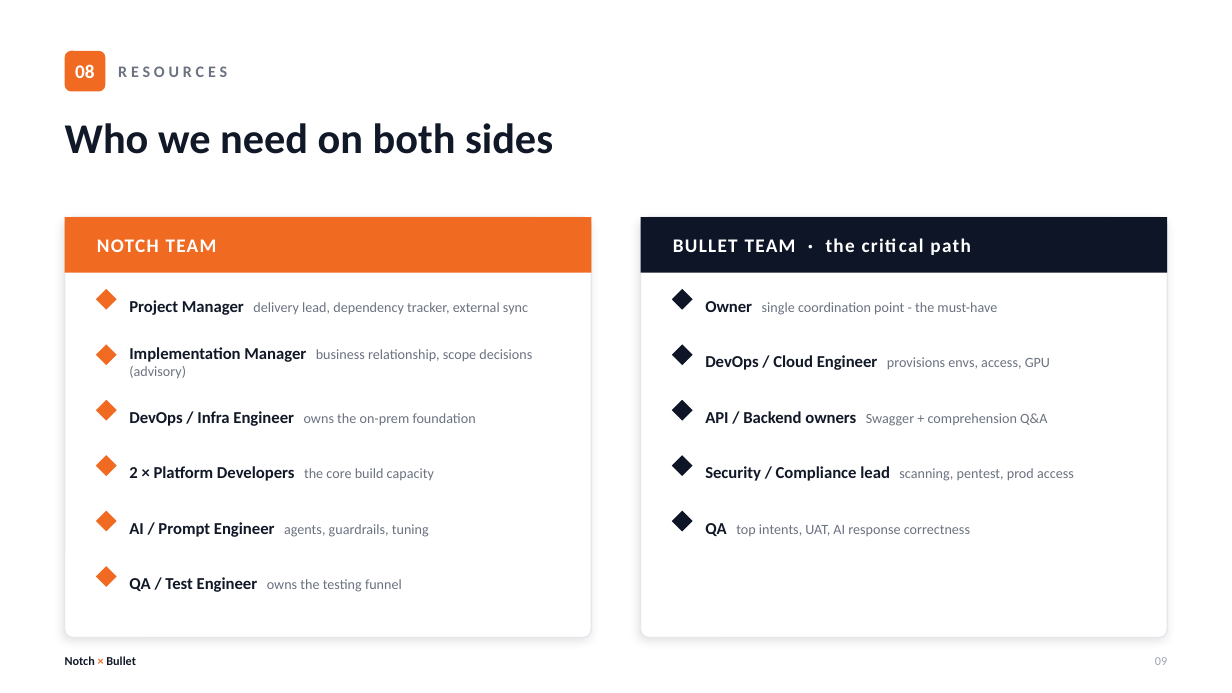
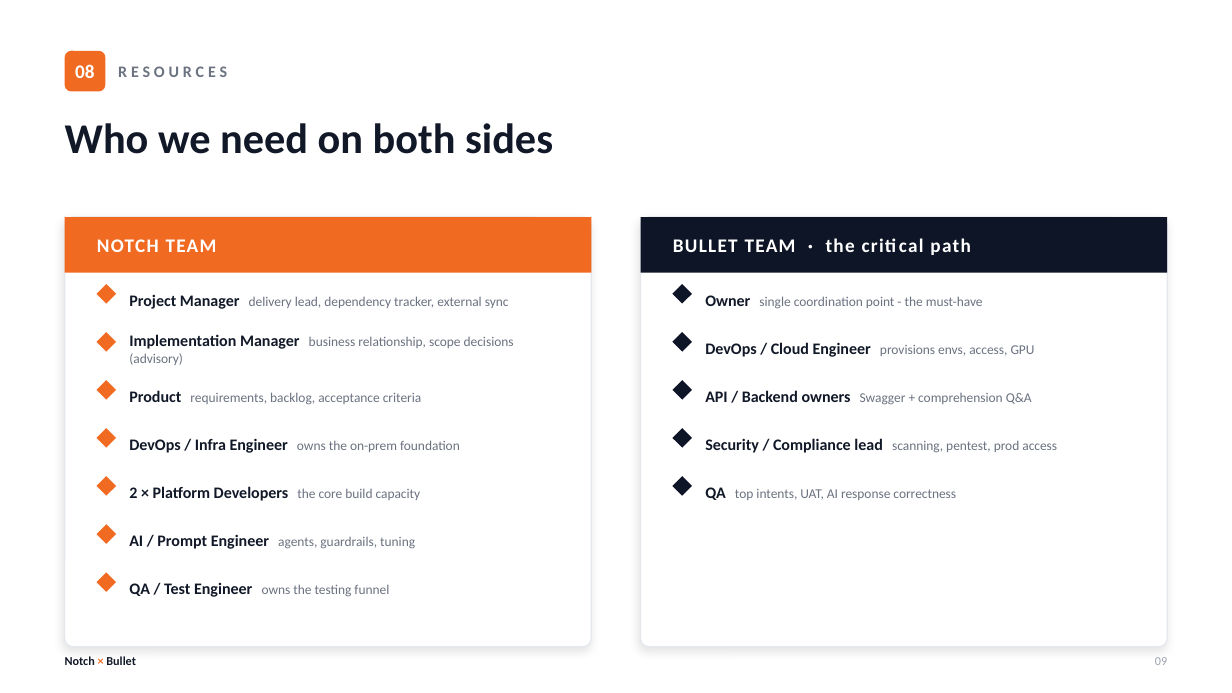
Before and after one commit to OrSchiffmann/Notch-task, a slide deck: slide 9 of Notch-Bullet-Kickoff.pptx. Drawn at 1232x693 pixels with LibreOffice and Linux fonts; fonts in the diff are those of the drawing. Boxes give left, top, right and bottom in pixels: in the first picture for what was removed or moved away, otherwise in the second. Text is boxed around its words. In the diff, an @@ line names an element or a change of style, - is before the commit and + after.

```diff
--- a/Notch-Bullet-Kickoff.pptx
+++ b/Notch-Bullet-Kickoff.pptx
@@ rounded rectangle at bbox=[65, 217, 592, 647]: proportions changed @@
@@ rounded rectangle: place and size @@
-rounded rectangle at bbox=[65, 217, 592, 638]
+rounded rectangle at bbox=[65, 217, 592, 647]
@@ rounded rectangle: place and size @@
-rounded rectangle at bbox=[640, 217, 1167, 638]
+rounded rectangle at bbox=[640, 217, 1167, 647]
@@ rounded rectangle at bbox=[640, 217, 1167, 647]: proportions changed @@
@@ rectangle: place and size @@
-rectangle at bbox=[96, 289, 117, 310]
+rectangle at bbox=[96, 284, 116, 303]
@@ text "Project Manager delivery lead, dependency ..." at bbox=[129, 295, 509, 309]: size 13 to 12.5 pt in "Project Manager"; size 11 to 10.5 pt in "delivery lead, dependency tracker, external sync" @@
@@ rectangle: place and size @@
-rectangle at bbox=[672, 289, 693, 310]
+rectangle at bbox=[673, 284, 692, 303]
@@ text "Owner single coordination point - ..." at bbox=[705, 295, 983, 309]: size 13 to 12.5 pt in "Owner"; size 11 to 10.5 pt in "single coordination point - the must-have" @@
@@ text "Implementation Manager business relationship, scope ..." at bbox=[129, 334, 514, 365]: size 13 to 12.5 pt in "Implementation Manager"; size 11 to 10.5 pt in "business relationship, scope decisions (advisory)" @@
@@ 2 texts, 2 rectangles: place and size @@
-2 texts, 2 rectangles at bbox=[96, 344, 1050, 378]
+2 texts, 2 rectangles at bbox=[96, 332, 1035, 365]
@@ text "DevOps / Cloud Engineer provisions ..." at bbox=[705, 342, 1035, 357]: size 13 to 12.5 pt in "DevOps / Cloud Engineer"; size 11 to 10.5 pt in "provisions envs, access, GPU" @@
@@ 2 rectangles, 1 text: place and size @@
-2 rectangles, 1 text at bbox=[96, 400, 1047, 426]
+2 rectangles, 1 text at bbox=[96, 380, 1032, 405]
@@ text "API / Backend owners Swagger ..." at bbox=[705, 390, 1032, 405]: size 13 to 12.5 pt in "API / Backend owners"; size 11 to 10.5 pt in "Swagger + comprehension Q&A" @@
@@ text added at bbox=[129, 390, 422, 405], 10.5 pt, text #6B7280 @@
+Product requirements, backlog, acceptance criteria
@@ rectangle added at bbox=[96, 429, 116, 448], fill #F06A22 @@
@@ text "DevOps / Infra Engineer owns ...": place and size @@
-text "DevOps / Infra Engineer owns ..." at bbox=[129, 411, 476, 426]
+text "DevOps / Infra Engineer owns ..." at bbox=[129, 438, 460, 453]
@@ text "DevOps / Infra Engineer owns ..." at bbox=[129, 438, 460, 453]: size 13 to 12.5 pt in "DevOps / Infra Engineer"; size 11 to 10.5 pt in "owns the on-prem foundation" @@
@@ rectangle: place and size @@
-rectangle at bbox=[672, 511, 693, 532]
+rectangle at bbox=[673, 429, 692, 448]
@@ text "Security / Compliance lead scanning, ...": place and size @@
-text "Security / Compliance lead scanning, ..." at bbox=[705, 466, 1074, 481]
+text "Security / Compliance lead scanning, ..." at bbox=[705, 438, 1057, 453]
@@ text "Security / Compliance lead scanning, ..." at bbox=[705, 438, 1057, 453]: size 13 to 12.5 pt in "Security / Compliance lead"; size 11 to 10.5 pt in "scanning, pentest, prod access" @@
@@ text "2 × Platform Developers the ..." at bbox=[129, 486, 421, 501]: size 13 to 12.5 pt in "2 × Platform Developers"; size 11 to 10.5 pt in "the core build capacity" @@
@@ 2 rectangles, 1 text: place and size @@
-2 rectangles, 1 text at bbox=[96, 455, 693, 481]
+2 rectangles, 1 text at bbox=[96, 476, 692, 501]
@@ text "QA top intents, UAT, AI ...": place and size @@
-text "QA top intents, UAT, AI ..." at bbox=[705, 523, 970, 536]
+text "QA top intents, UAT, AI ..." at bbox=[705, 487, 956, 500]
@@ text "QA top intents, UAT, AI ..." at bbox=[705, 487, 956, 500]: size 13 to 12.5 pt in "QA"; size 11 to 10.5 pt @@
@@ rectangle: place and size @@
-rectangle at bbox=[96, 511, 117, 532]
+rectangle at bbox=[96, 525, 116, 544]
@@ text "AI / Prompt Engineer agents, ...": place and size @@
-text "AI / Prompt Engineer agents, ..." at bbox=[129, 522, 429, 537]
+text "AI / Prompt Engineer agents, ..." at bbox=[129, 534, 415, 549]
@@ text "AI / Prompt Engineer agents, ..." at bbox=[129, 534, 415, 549]: size 13 to 12.5 pt in "AI / Prompt Engineer"; size 11 to 10.5 pt in "agents, guardrails, tuning" @@
@@ rectangle: place and size @@
-rectangle at bbox=[96, 566, 117, 587]
+rectangle at bbox=[96, 572, 116, 592]
@@ text "QA / Test Engineer owns ..." at bbox=[129, 583, 389, 597]: size 13 to 12.5 pt in "QA / Test Engineer"; size 11 to 10.5 pt in "owns the testing funnel" @@
```
Also in this commit, not shown: 1 other slide changed, 4 other files.
